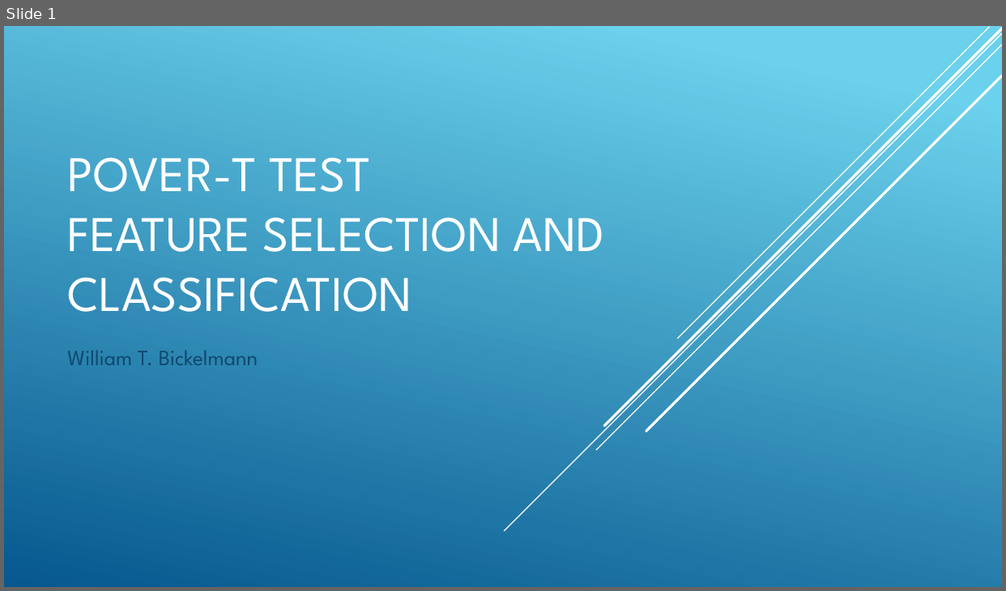
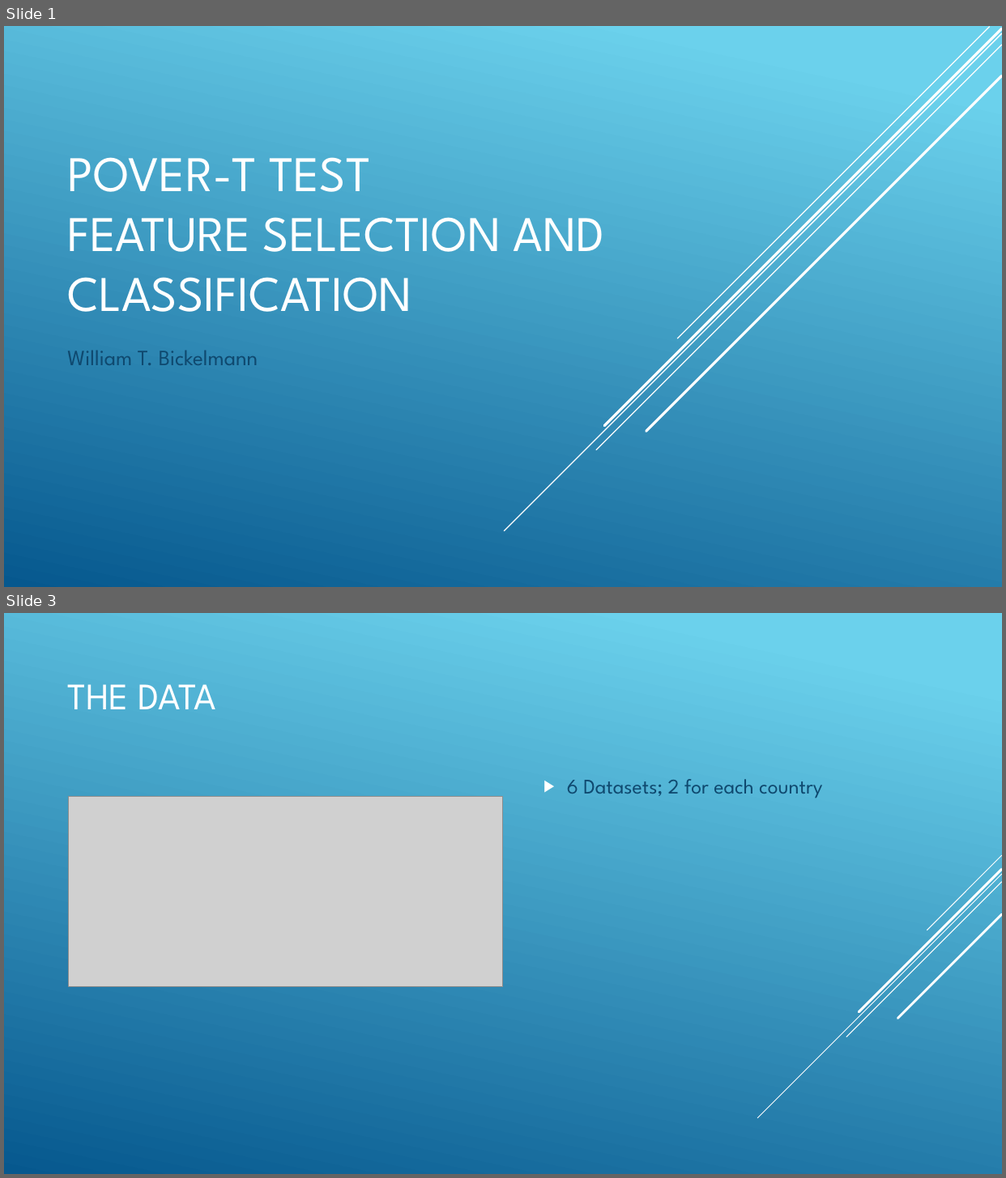
Before and after one commit to wbickelmann/MLProjects, a slide deck: PoveR-T Test_slides.pptx. Shown one above the other, each under a label of ours: slide 1 before the commit, slides 1 and 3 after it; the slides between them are not shown. The pictures are 1006x591 and 1006x1178 pixels, drawn with LibreOffice and Linux fonts; fonts in the diff are those of the drawing; grey boxes stand for pictures. Boxes give left, top, right and bottom in pixels: in the first picture for what was removed or moved away, otherwise in the second. Text is boxed around its words. In the diff, an @@ line names an element or a change of style, - is before the commit and + after.

```diff
--- a/PoveR-T Test_slides.pptx
+++ b/PoveR-T Test_slides.pptx
@@ slide 3 added at box(4, 613, 1002, 1174), background gradient #6ED2EB to #06588E @@
@@ title added at box(67, 684, 215, 709), 36 pt, text #FFFFFF @@
+THE DATA
@@ text added at box(567, 779, 822, 798), 20 pt, text #0F496F @@
+▶ 6 Datasets; 2 for each country
@@ picture added at box(69, 796, 503, 987) @@
@@ group added at box(758, 855, 1002, 1118): 5 lines @@
```
Also in this commit, not shown: 1 slide changed, 7 other slides added, 8 slides removed, 8 other files.
